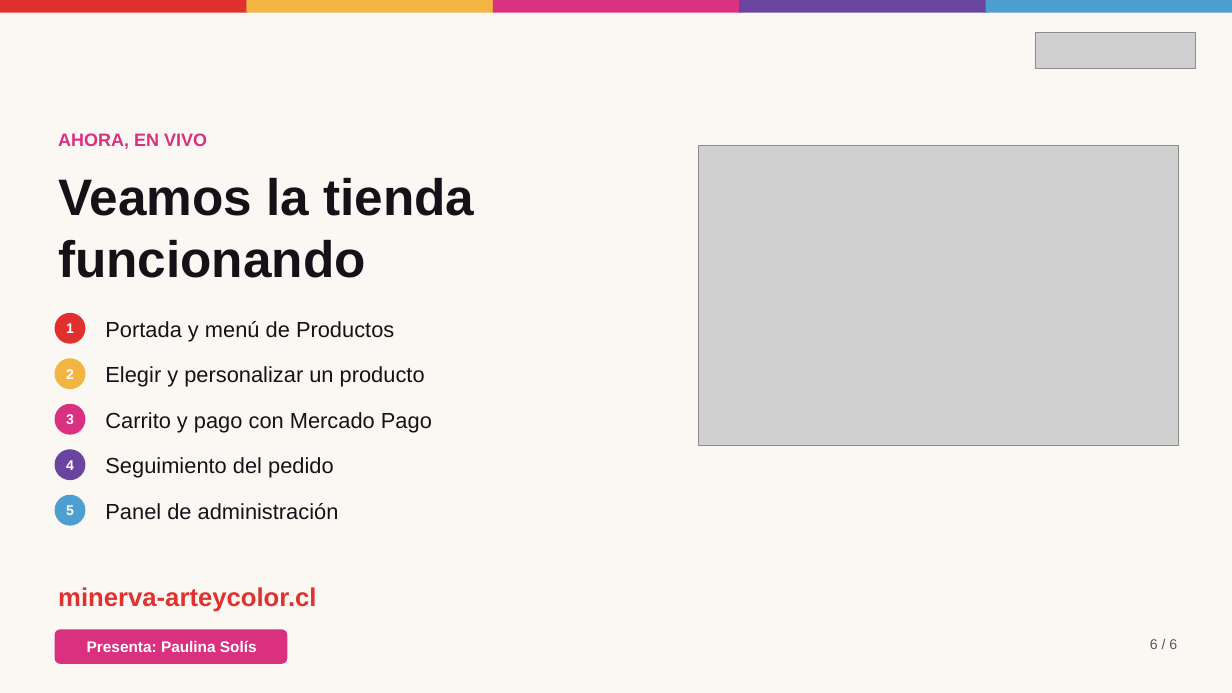
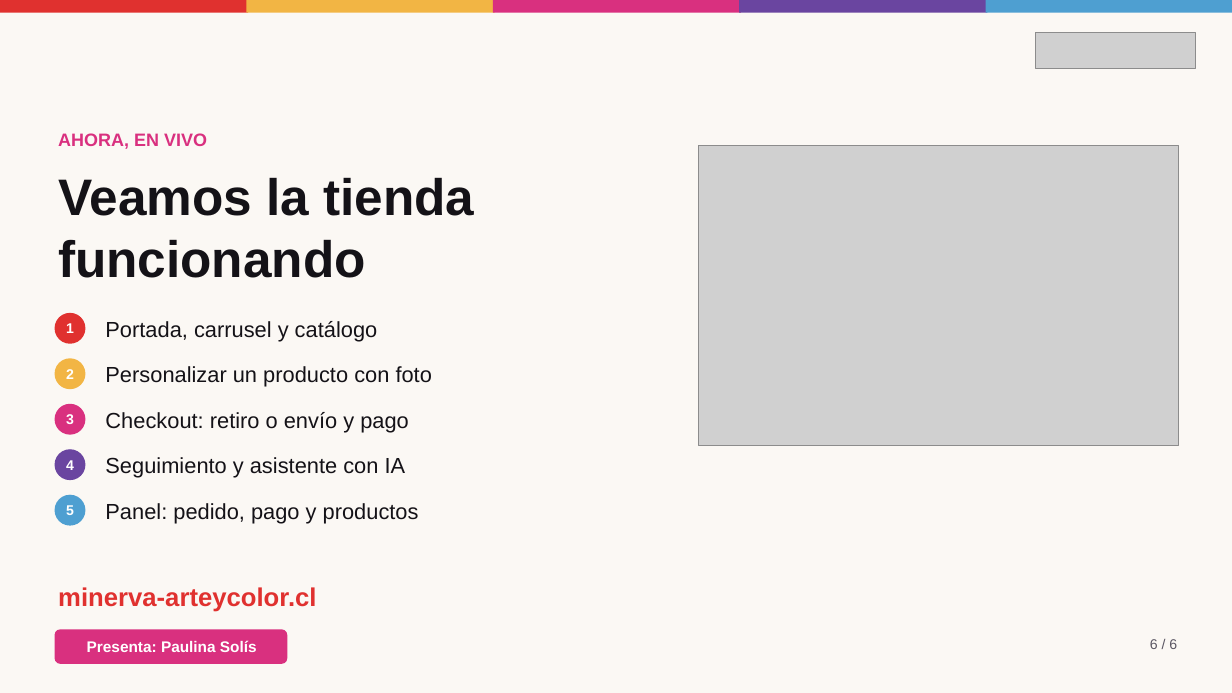
Before and after one commit to Gutixd/2026_2_MA_CAPSOTONE_003D_GRUPO_08, a slide deck: slide 6 of Fase 3/Evidencias Grupales/Presentacion Fase 3 - Minerva (2 min).pptx. Drawn at 1232x693 pixels with LibreOffice and Linux fonts; fonts in the diff are those of the drawing; grey boxes stand for pictures. Boxes give left, top, right and bottom in pixels: in the first picture for what was removed or moved away, otherwise in the second. Text is boxed around its words. In the diff, an @@ line names an element or a change of style, - is before the commit and + after.

```diff
--- a/Fase 3/Evidencias Grupales/Presentacion Fase 3 - Minerva (2 min).pptx
+++ b/Fase 3/Evidencias Grupales/Presentacion Fase 3 - Minerva (2 min).pptx
@@ text at bbox=[105, 321, 378, 342]: text changed @@
-Portada y menú de Productos
+Portada, carrusel y catálogo
@@ text at bbox=[105, 366, 432, 387]: text changed @@
-Elegir y personalizar un producto
+Personalizar un producto con foto
@@ text at bbox=[105, 412, 409, 433]: text changed @@
-Carrito y pago con Mercado Pago
+Checkout: retiro o envío y pago
@@ text at bbox=[105, 457, 406, 478]: text changed @@
-Seguimiento del pedido
+Seguimiento y asistente con IA
@@ text at bbox=[105, 503, 419, 524]: text changed @@
-Panel de administración
+Panel: pedido, pago y productos
```
Also in this commit, not shown: 2 other slides changed.
